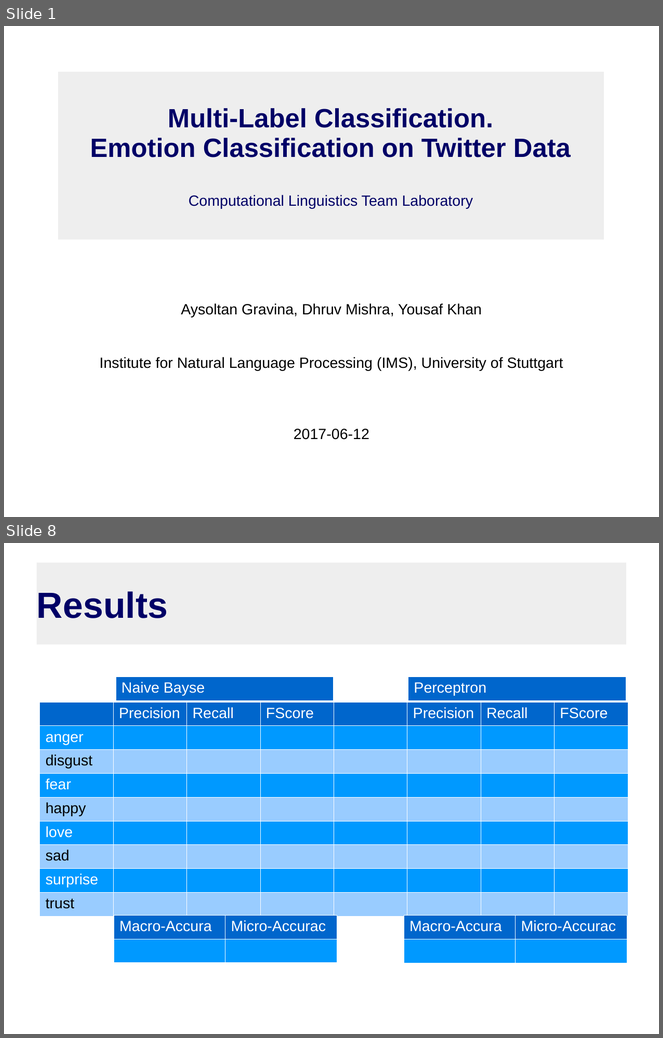
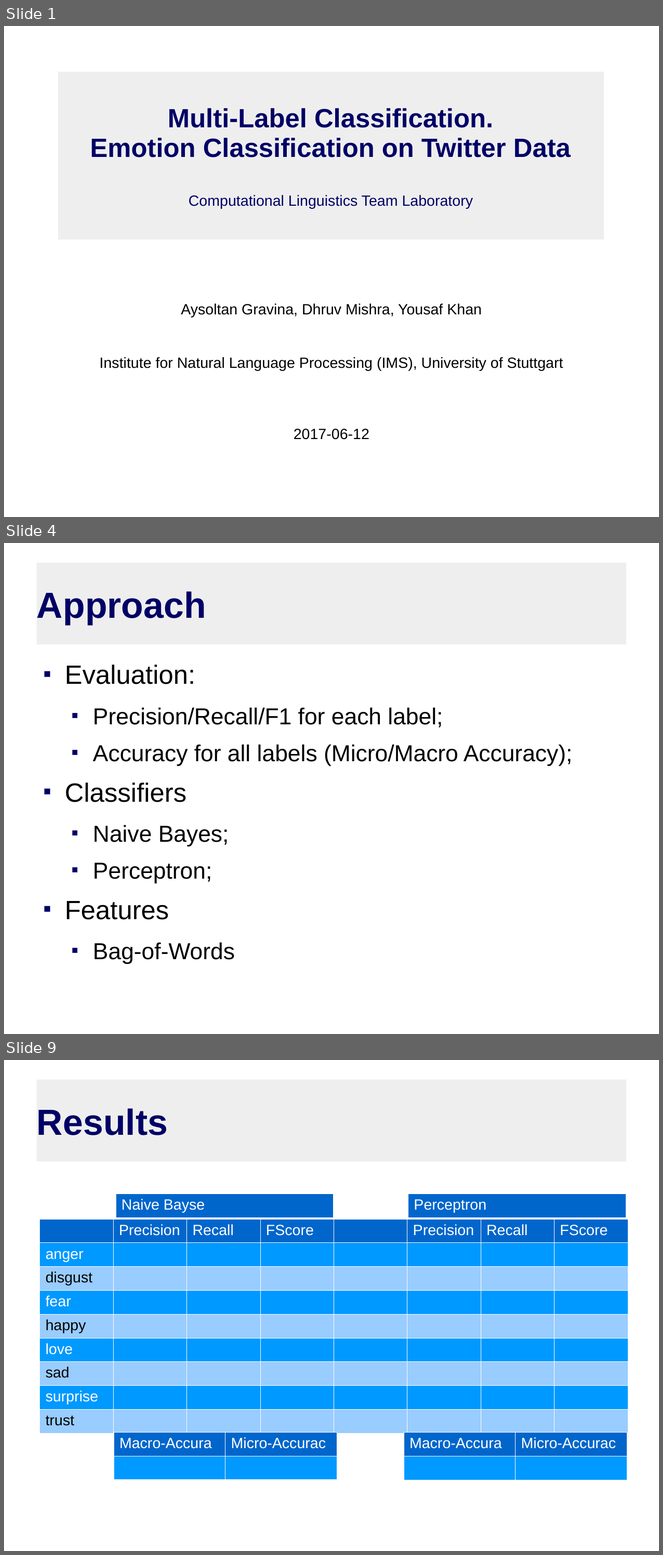
Before and after one commit to theconsummate/twitter-emotion-mining, a slide deck: PresentationTeamLab.odp. Shown one above the other, each under a label of ours: slides 1 and 8 before the commit, slides 1, 4 and 9 after it; the slides between them are not shown. The pictures are 663x1038 and 663x1555 pixels, drawn with LibreOffice and Linux fonts; fonts in the diff are those of the drawing. Boxes give left, top, right and bottom in pixels: in the first picture for what was removed or moved away, otherwise in the second. Text is boxed around its words. In the diff, an @@ line names an element or a change of style, - is before the commit and + after.

```diff
--- a/PresentationTeamLab.odp
+++ b/PresentationTeamLab.odp
@@ slide 4 added at bbox=[4, 543, 659, 1034], background #FFFFFF @@
@@ title added at bbox=[37, 563, 626, 645], fill #EEEEEE, 44 pt, text #000066, bold @@
+Approach
@@ text added at bbox=[65, 665, 573, 964], 28 pt, text #000000 @@
+■ Evaluation:
+  ■ Precision/Recall/F1 for each label;
+  ■ Accuracy for all labels (Micro/Macro Accuracy);
+■ Classifiers
+  ■ Naive Bayes;
+  ■ Perceptron;
+■ Features
+  ■ Bag-of-Words
@@ what was slide 8 is now slide 9 @@
```
Also in this commit, not shown: 2 slides changed, 5 other slides added, 5 slides removed.
